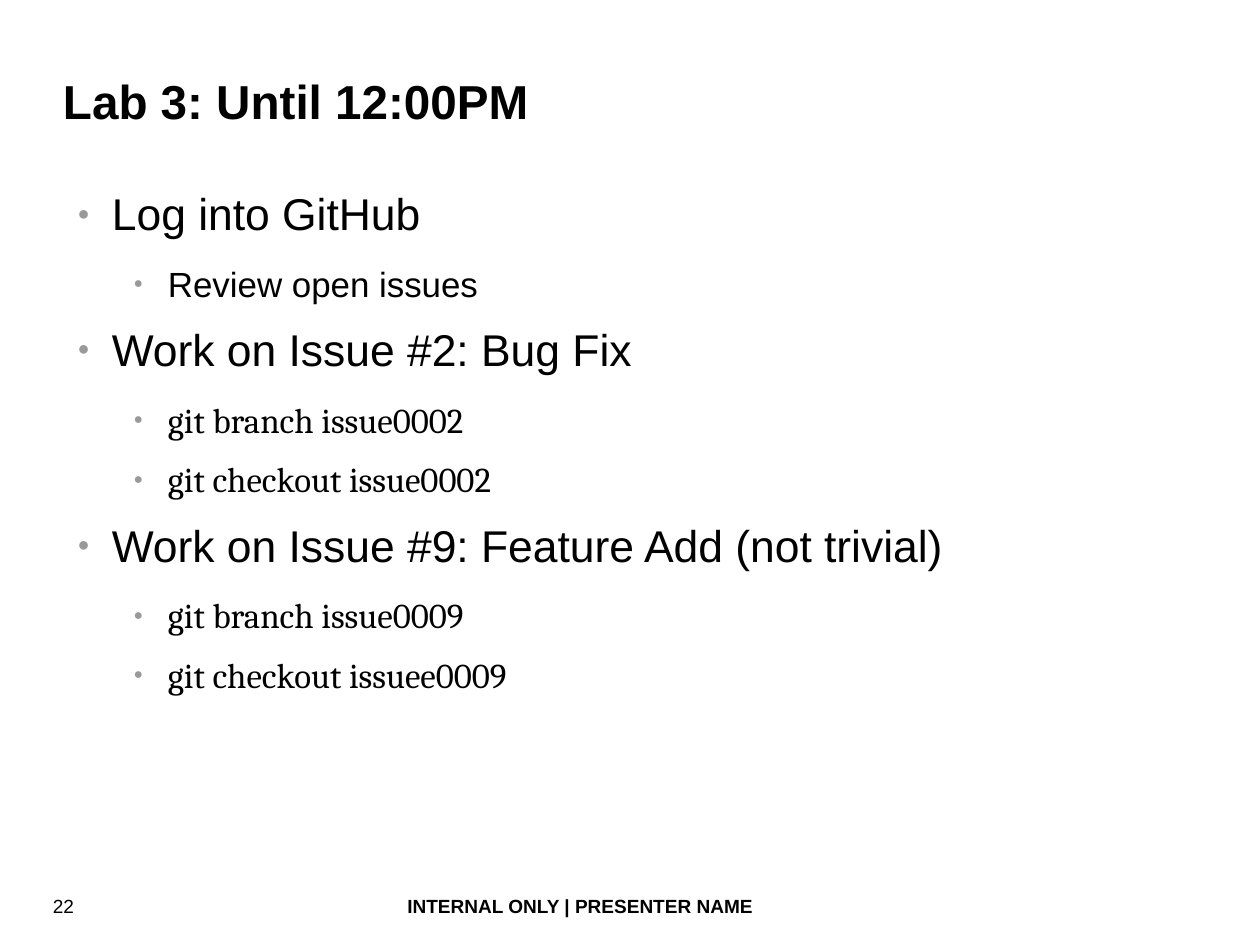
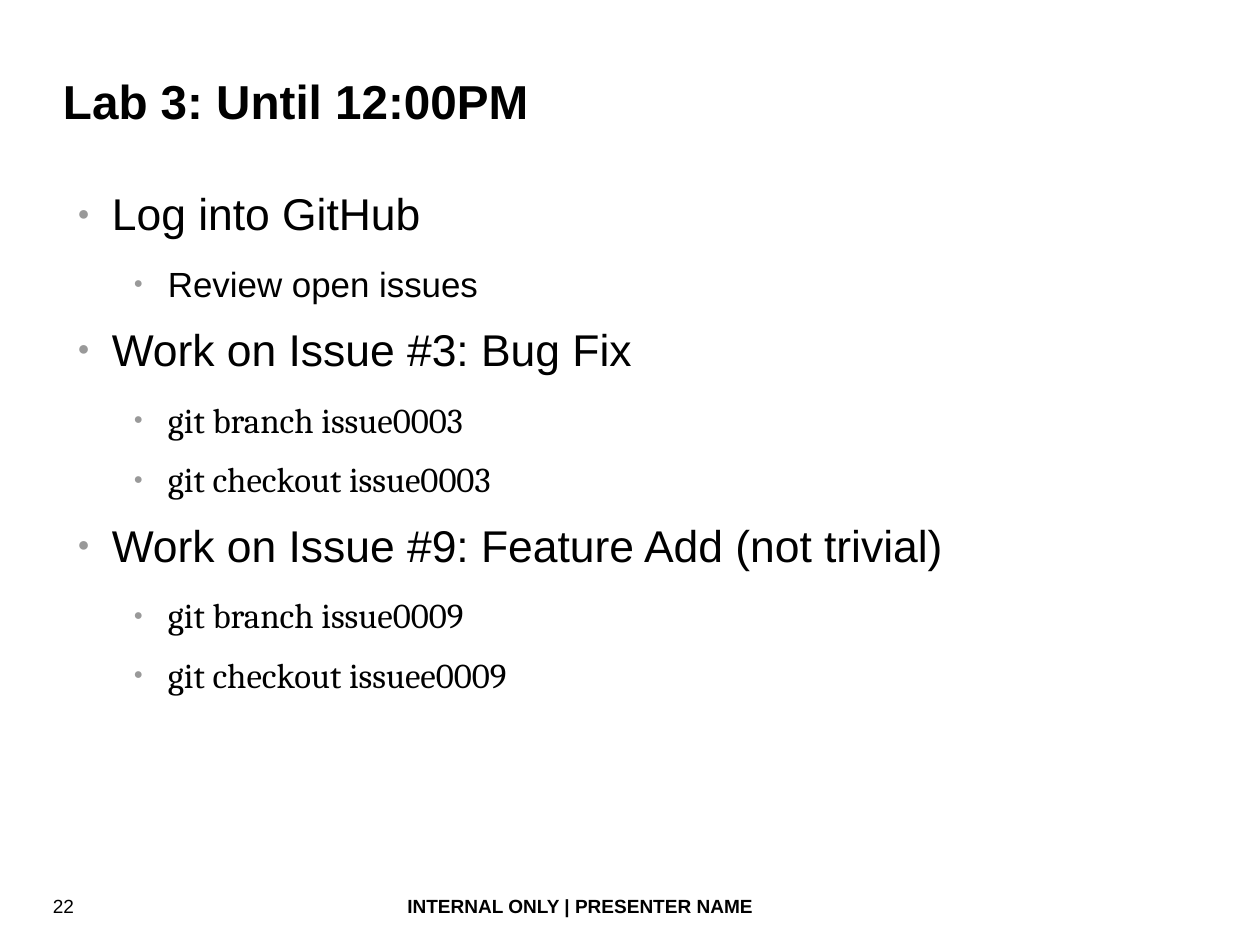
Before and after one commit to fatherlinux/shiva, a slide deck: slide 22 of bash_devops.odp. Drawn at 1260x945 pixels with LibreOffice and Linux fonts; fonts in the diff are those of the drawing; background and template pictures are left out. Boxes give left, top, right and bottom in pixels: in the first picture for what was removed or moved away, otherwise in the second. Text is boxed around its words. In the diff, an @@ line names an element or a change of style, - is before the commit and + after.

Commit message:
* Fixed issue number in slide 22 SM

```diff
--- a/bash_devops.odp
+++ b/bash_devops.odp
@@ text at [112, 333, 631, 500]: text changed @@
-● Work on Issue #2: Bug Fix
-  ● git branch issue0002
-  ● git checkout issue0002
+● Work on Issue #3: Bug Fix
+  ● git branch issue0003
+  ● git checkout issue0003
```
